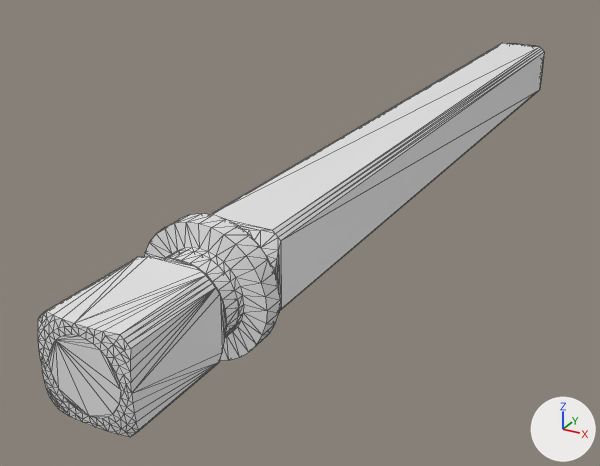
Renders of the glTF model public/models/3x-pitch-motor-shaft-228-2500-2236-185.glb from each side of a commit.
The view is the same before and after, from a 50 mm camera at (14.1, -16.0, 12.4) aimed at (-3.3, 15.6, -3.4). Lighting does not change. The marker at lower right points along +X, +Y and +Z. The older version comes first. Mesh edges are drawn as thin lines. Vertices at exactly the same position are counted once.
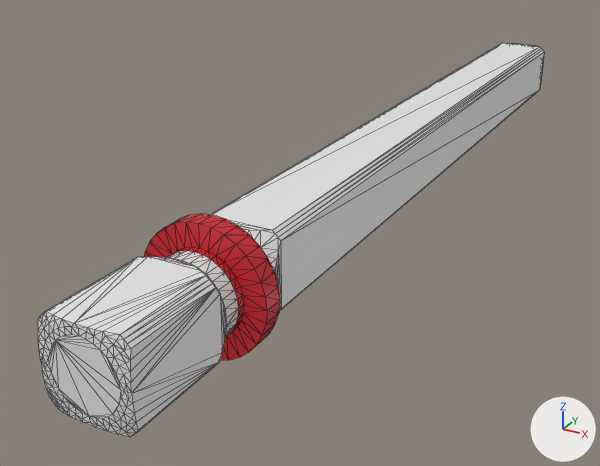
Where the change shows, as pixel boxes (x1, y1, x2, y2) in the pictures (600 x 466 px):
part 1 of me_mesh_0, recoloured (white to red): (144, 214, 280, 360) in both

The change, as a diff of the scene's bpy script:
```diff
--- a/public/models/3x-pitch-motor-shaft-228-2500-2236-185.glb.py
+++ b/public/models/3x-pitch-motor-shaft-228-2500-2236-185.glb.py
@@ mat_step__a40508 @@
+mat_step__a40508 = principled_material('step:#a40508')
+mat_step__a40508.base_color = (0.643, 0.0196, 0.0314)  # red #d22632
+mat_step__a40508.metallic = 0.1
@@ me_mesh_0 @@
 me_mesh_0.from_pydata(...)  # 710 vertices, 1566 faces; spans x -2.4..2.4, y -2.3..40.4, z -2.4..2.4
 # used by ob_mesh_0; location = (0.0, 0.0, 0.0)
+# me_mesh_0 part 1: 422 of the faces centred in x -2.4..2.4, y 2.9..4.3, z -2.4..2.4 switch from no material to mat_step__a40508 (red #d22632)
```
